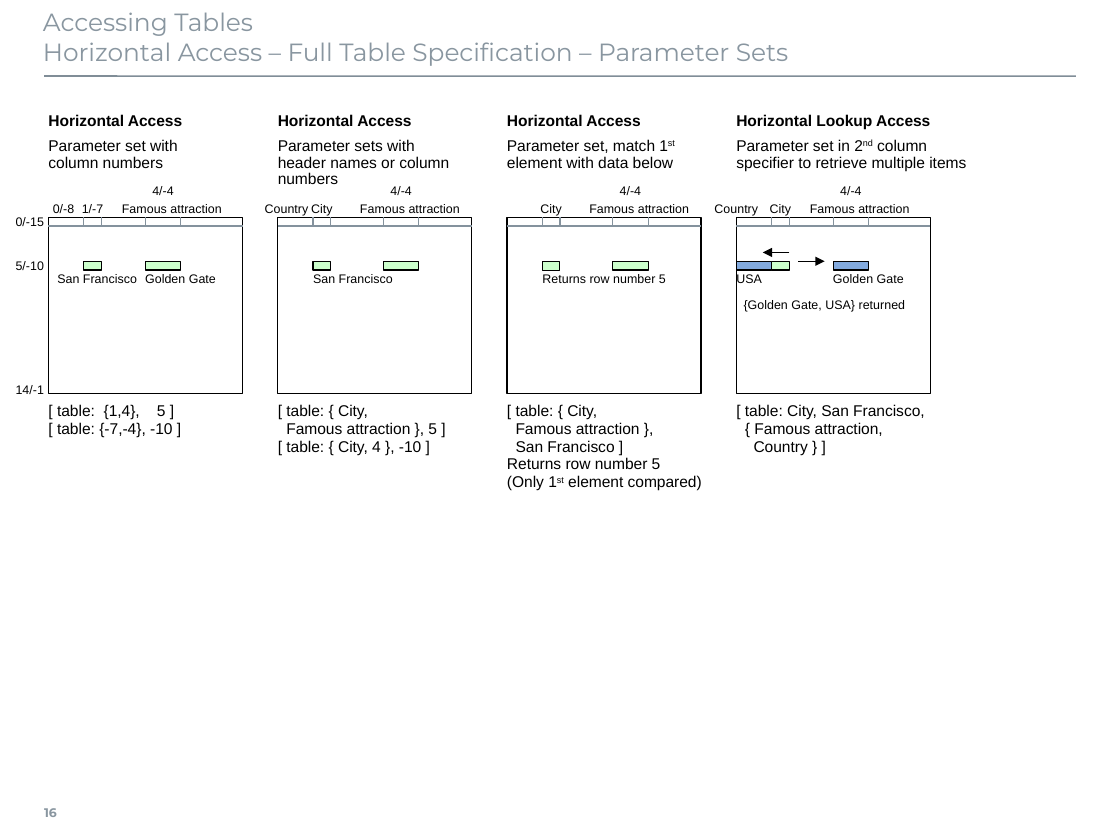
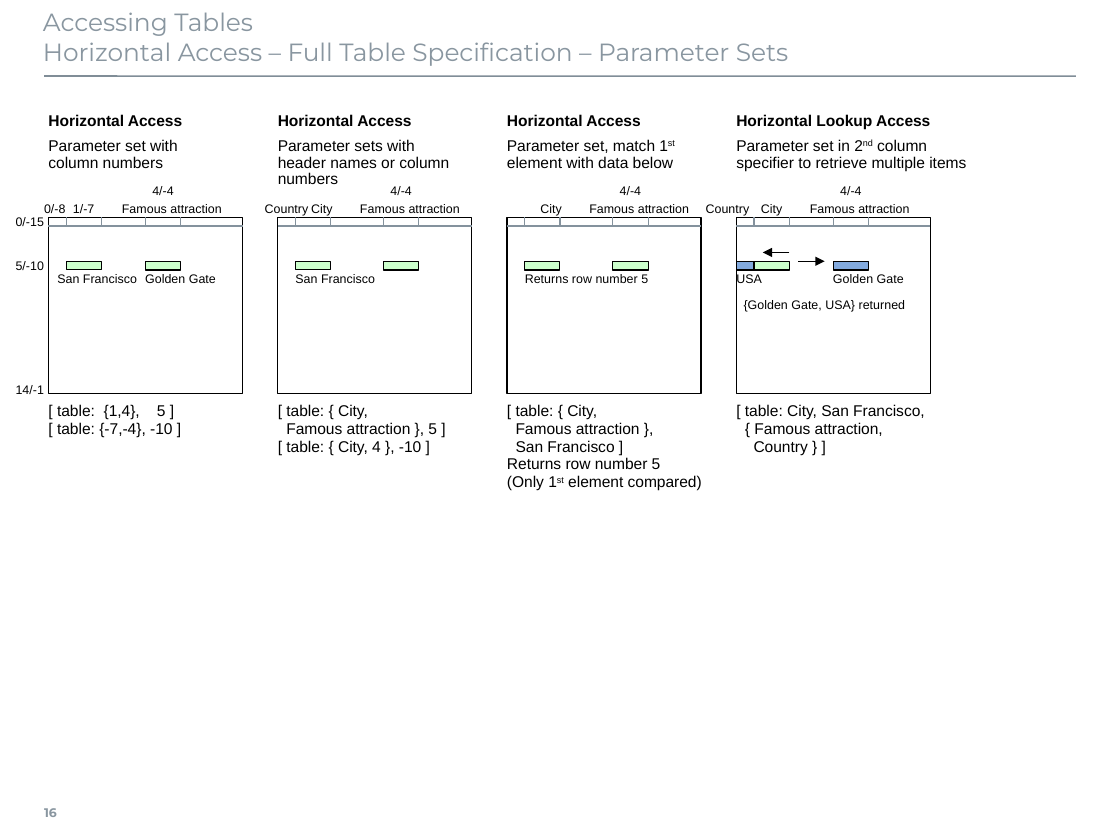
Before and after one commit to georgzurbonsen/B4P_Docu_Maker, a slide deck: slide 16 of source-docs/Beyond4P Illustrations.pptx. Drawn at 1120x840 pixels with LibreOffice and Linux fonts; fonts in the diff are those of the drawing. Boxes give left, top, right and bottom in pixels: in the first picture for what was removed or moved away, otherwise in the second. Text is boxed around its words. In the diff, an @@ line names an element or a change of style, - is before the commit and + after.

```diff
--- a/source-docs/Beyond4P Illustrations.pptx
+++ b/source-docs/Beyond4P Illustrations.pptx
@@ 4 texts: place and size @@
-4 texts at [53, 204, 791, 216]
+4 texts at [44, 204, 782, 216]
@@ 3 lines, 1 text: place and size @@
-3 lines, 1 text at [84, 217, 772, 283]
+3 lines, 1 text at [66, 217, 754, 283]
@@ line moved from (542, 217) - (542, 226) to (525, 217) - (525, 226) @@
@@ rectangle: place and size @@
-rectangle at [84, 261, 102, 270]
+rectangle at [66, 261, 101, 270]
@@ rectangle: place and size @@
-rectangle at [314, 261, 332, 270]
+rectangle at [296, 261, 330, 270]
@@ rectangle: place and size @@
-rectangle at [542, 261, 560, 270]
+rectangle at [525, 261, 560, 270]
@@ rectangle: place and size @@
-rectangle at [736, 261, 771, 270]
+rectangle at [736, 261, 754, 270]
@@ rectangle: place and size @@
-rectangle at [772, 261, 790, 270]
+rectangle at [754, 261, 788, 270]
@@ text "Returns row number 5": place and size @@
-text "Returns row number 5" at [542, 274, 666, 283]
+text "Returns row number 5" at [525, 274, 648, 283]
```
Also in this commit, not shown: 7 other slides changed, 1 slide added, 30 other files.
